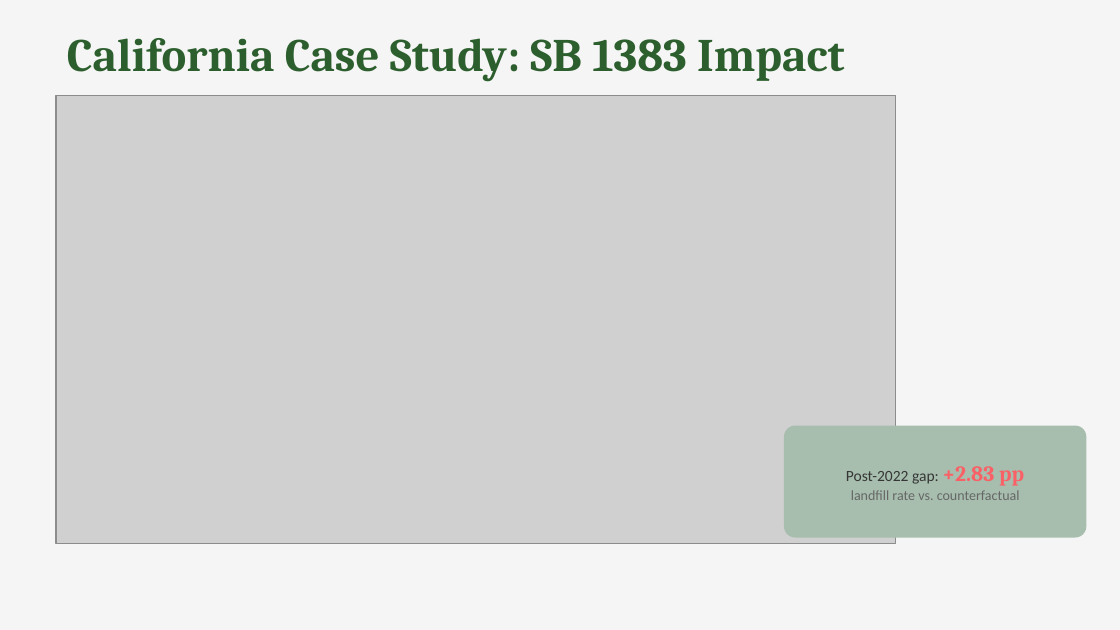
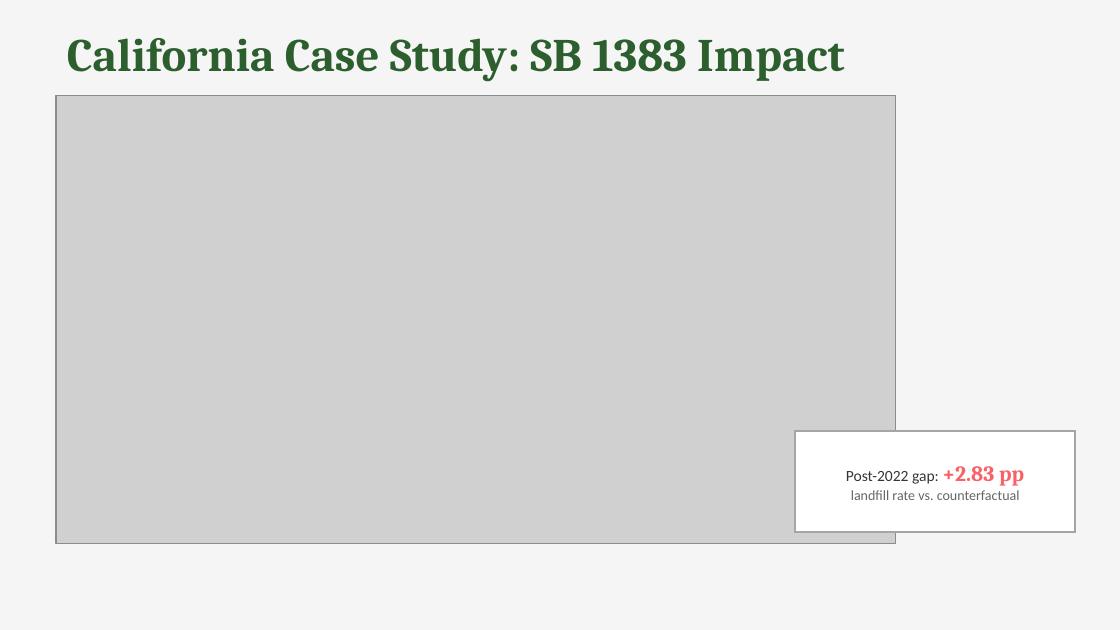
Before and after one commit to Asbetos/Datathon-Spring-2026, a slide deck: slide 13 of outputs/final/presentation.pptx. Drawn at 1120x630 pixels with LibreOffice and Linux fonts; fonts in the diff are those of the drawing; grey boxes stand for pictures. Boxes give left, top, right and bottom in pixels: in the first picture for what was removed or moved away, otherwise in the second. Text is boxed around its words. In the diff, an @@ line names an element or a change of style, - is before the commit and + after.

```diff
--- a/outputs/final/presentation.pptx
+++ b/outputs/final/presentation.pptx
@@ rounded rectangle removed at [784, 426, 1086, 538] @@
@@ rectangle "Post-2022 gap: +2.83 pp": place and size @@
-rectangle "Post-2022 gap: +2.83 pp" at [846, 466, 1024, 500]
+rectangle "Post-2022 gap: +2.83 pp" at [795, 431, 1075, 532]
@@ rectangle "Post-2022 gap: +2.83 pp" at [795, 431, 1075, 532]: fill none to #FFFFFF; outline none to #A5A5A5 1 pt @@
```
Also in this commit, not shown: 10 other slides changed.
